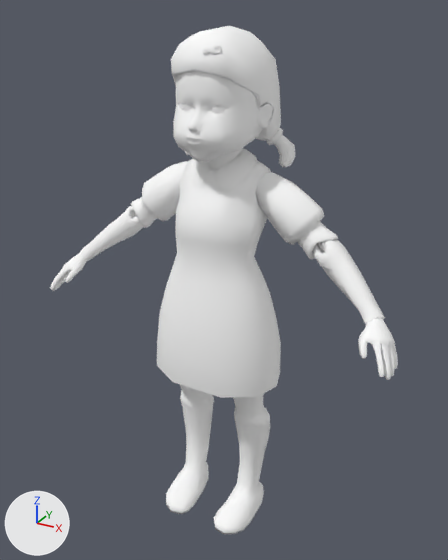
The FBX model Assets/Resources/AssetSquidGame/FBX/Doll.fbx: old version first, new version second.
Before and after are seen from a 50 mm lens placed at (5.17, -9.28, 6.85), pointed at (0.17, -0.18, 2.3). The axes (+X, +Y, +Z) are drawn at lower left. The lights are the same throughout. Where no turn or scale is listed for an object, it has been applied to the vertices. Vertices at the same position are counted once.

Objects in the first picture: 'Doll_Body', 'Doll_Head'.
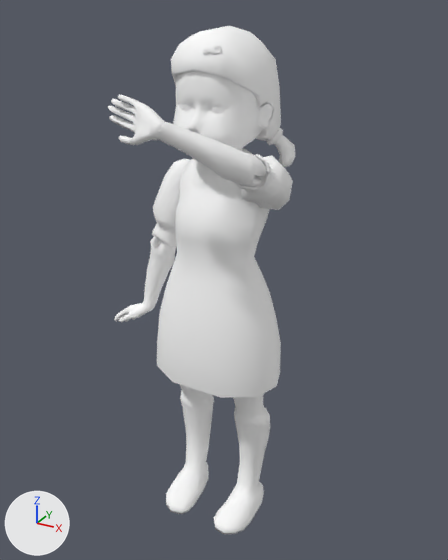
Commit message: Add new Doll model

Where the newer file only moved an object's origin or applied its transform, the numbers keep the older frame.

Location of each change, [x1, y1, x2, y2] in pixels of the pictures (448 x 560 px; the box of a moved part takes in the faces that stretch with it):
```json
{"object": "Doll_Body", "change": "reshaped", "before": [50, 148, 398, 534], "after": [108, 94, 293, 534], "on screen": "47% narrower, 14% taller"}
{"part": 1, "of": "me_mesh_001", "change": "moved or reshaped", "before": [131, 161, 188, 228], "after": [152, 159, 189, 248]}
{"part": 2, "of": "me_mesh_001", "change": "moved or reshaped", "before": [256, 172, 338, 259], "after": [234, 154, 293, 210]}
{"part": 3, "of": "me_mesh_001", "change": "moved or reshaped", "before": [50, 252, 87, 291], "after": [114, 303, 154, 322]}
{"part": 4, "of": "me_mesh_001", "change": "moved or reshaped", "before": [81, 206, 143, 261], "after": [143, 236, 176, 308]}
{"part": 5, "of": "me_mesh_001", "change": "moved or reshaped", "before": [313, 239, 385, 324], "after": [158, 122, 266, 187]}
{"part": 6, "of": "me_mesh_001", "change": "moved or reshaped", "before": [358, 318, 398, 380], "after": [108, 94, 164, 145]}
```

The change, as JSON lines over the scene's bpy script:
```json
{"block": "me_mesh_001", "where": "me_mesh_001.from_pydata(...)  # 1593 vertices, 1904 faces; spans x -3.49..3.49, y -0.94..0.94, z -3.93..3.93"}
{"block": "me_mesh_001", "where": "# used by ob_doll_body; location = (0.0, -0.09, 1.08)"}
{"block": "me_mesh_001", "change": "me_mesh_001 part 1: the loose piece of 108 vertices spanning x -2.1..-0.48, y -0.07..0.72, z 1.82..3.21 is turned -33.9 degrees about the y axis through its middle, then moved by (0.2, 0.0, -0.17)"}
{"block": "me_mesh_001", "change": "me_mesh_001 part 2: the loose piece of 108 vertices spanning x 0.48..2.1, y -0.07..0.72, z 1.82..3.21 is multiplied about its middle by the matrix ((0.34, 0.924, 0.173), (-0.414, -0.018, 0.91), (0.844, -0.381, 0.376)), then moved by (-0.29, -0.56, 0.63)"}
{"block": "me_mesh_001", "change": "me_mesh_001 part 3: the loose piece of 195 vertices spanning x -3.49..-2.86, y -0.88..-0.09, z 0.48..1.25 is multiplied about its middle by the matrix ((0.645, 0.746, 0.164), (-0.753, 0.657, -0.027), (-0.128, -0.107, 0.986)), then moved by (1.1, 0.6, -0.95)"}
{"block": "me_mesh_001", "change": "me_mesh_001 part 4: the loose piece of 102 vertices spanning x -3.14..-1.69, y -0.35..0.53, z 1.04..2.27 is multiplied about its middle by the matrix ((0.83, 0.0, -0.557), (-0.166, 0.954, -0.248), (0.532, 0.299, 0.792)), then moved by (0.87, 0.17, -0.69)"}
{"block": "me_mesh_001", "change": "me_mesh_001 part 5: the loose piece of 102 vertices spanning x 1.69..3.14, y -0.35..0.53, z 1.04..2.27 is multiplied about its middle by the matrix ((-0.07, 0.861, 0.504), (-0.446, -0.479, 0.756), (0.892, -0.172, 0.417)), then moved by (-1.7, -1.47, 2.18)"}
{"block": "me_mesh_001", "change": "me_mesh_001 part 6: the loose piece of 195 vertices spanning x 2.86..3.49, y -0.88..-0.09, z 0.48..1.25 is multiplied about its middle by the matrix ((-0.243, 0.725, 0.644), (0.732, -0.299, 0.612), (0.637, 0.62, -0.458)), then moved by (-3.45, -1.42, 3.42)"}
```
